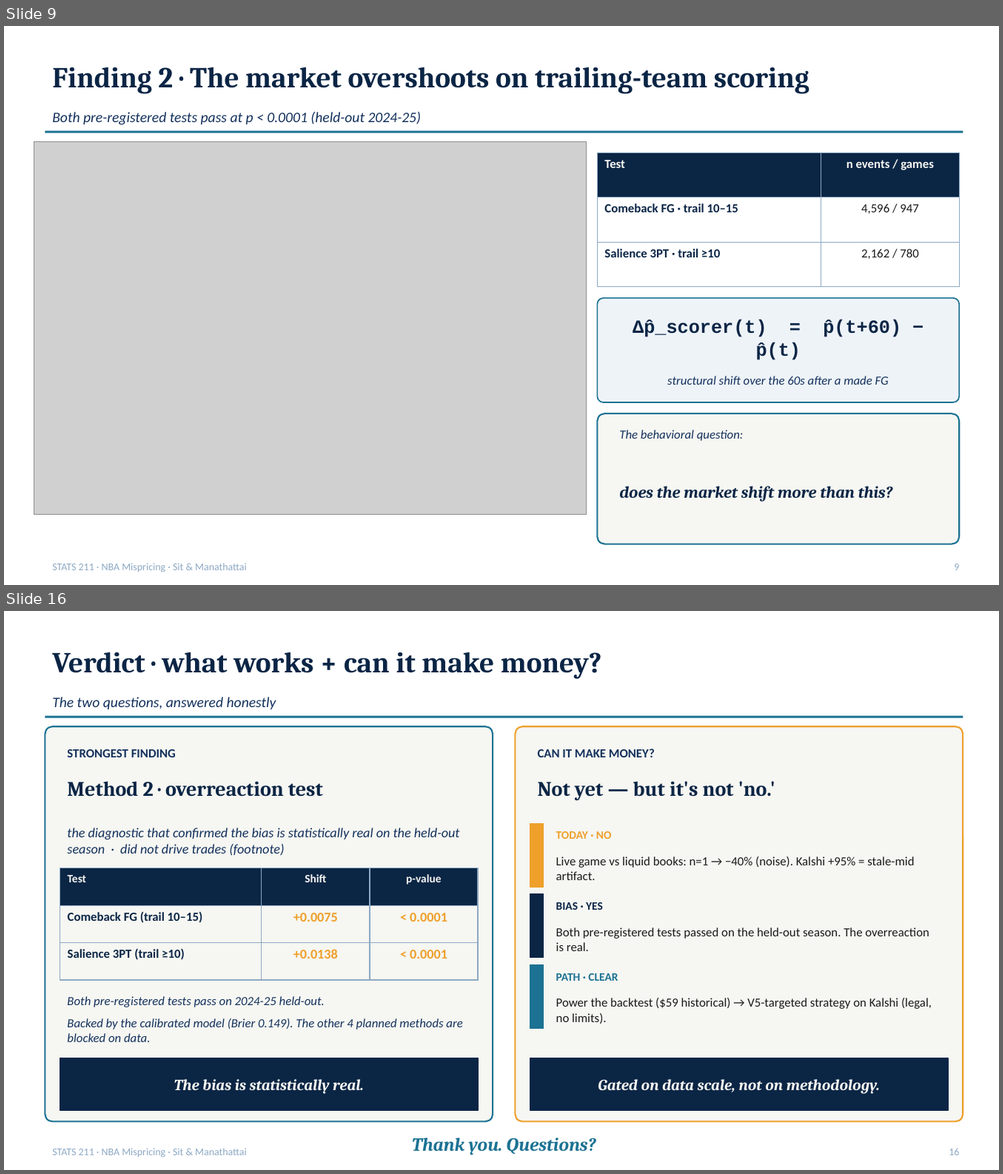
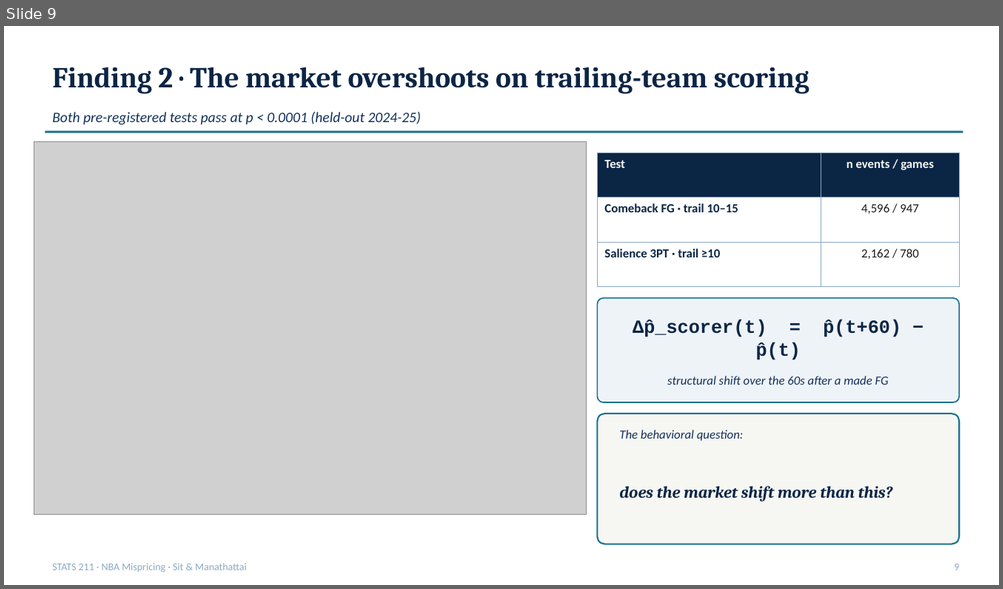
Before and after one commit to ivan-sit/live-nba-market-mispricing-detection, a slide deck: slides/final_deck.pptx. Shown one above the other, each under a label of ours: slides 9 and 16 before the commit, slide 9 after it; the slides between them are not shown. The pictures are 1003x1174 and 1003x589 pixels, drawn with LibreOffice and Linux fonts; fonts in the diff are those of the drawing; grey boxes stand for pictures. Boxes give left, top, right and bottom in pixels: in the first picture for what was removed or moved away, otherwise in the second. Text is boxed around its words. In the diff, an @@ line names an element or a change of style, - is before the commit and + after.

```diff
--- a/slides/final_deck.pptx
+++ b/slides/final_deck.pptx
@@ slide 16 removed at [4,611,999,1170], background #FFFFFF @@
@@ text removed at [52,652,602,679] @@
-Verdict · what works + can it make money?
@@ text removed at [52,697,276,709] @@
-The two questions, answered honestly
@@ line removed from (45, 717) to (963, 717) @@
@@ rounded rectangle removed at [45,726,492,1122] @@
@@ rounded rectangle removed at [515,726,963,1122] @@
@@ text removed at [67,749,176,758] @@
-STRONGEST FINDING
@@ text removed at [538,749,654,758] @@
-CAN IT MAKE MONEY?
@@ text removed at [67,781,323,797] @@
-Method 2 · overreaction test
@@ text removed at [538,781,775,800] @@
-Not yet — but it's not 'no.'
@@ text removed at [67,828,460,856] @@
-the diagnostic that confirmed the bias is statistically real on the held-out season · did not drive trades (footnote)
@@ rectangle removed at [530,823,543,887] @@
@@ text removed at [556,832,612,839] @@
-TODAY · NO
@@ table removed at [60,869,478,963], 3 rows, 3 columns @@
-Test | Shift | p-value
-Comeback FG (trail 10–15) | +0.0075 | < 0.0001
-Salience 3PT (trail ≥10) | +0.0138 | < 0.0001
@@ text removed at [556,857,913,880] @@
-Live game vs liquid books: n=1 → −40% (noise). Kalshi +95% = stale-mid artifact.
@@ rectangle removed at [530,894,543,958] @@
@@ text removed at [556,903,603,910] @@
-BIAS · YES
@@ text removed at [556,928,928,951] @@
-Both pre-registered tests passed on the held-out season. The overreaction is real.
@@ rectangle removed at [530,965,543,1029] @@
@@ text removed at [556,974,617,981] @@
-PATH · CLEAR
@@ text removed at [67,997,324,1008] @@
-Both pre-registered tests pass on 2024-25 held-out.
@@ text removed at [556,998,931,1024] @@
-Power the backtest ($59 historical) → V5-targeted strategy on Kalshi (legal, no limits).
@@ text removed at [67,1019,462,1042] @@
-Backed by the calibrated model (Brier 0.149). The other 4 planned methods are blocked on data.
@@ rectangle removed at [60,1059,478,1111] @@
@@ rectangle removed at [530,1059,948,1111] @@
@@ text removed at [174,1079,364,1094] @@
-The bias is statistically real.
@@ text removed at [597,1079,879,1094] @@
-Gated on data scale, not on methodology.
@@ text removed at [412,1138,596,1156] @@
-Thank you. Questions?
@@ text removed at [52,1148,247,1158] @@
-STATS 211 · NBA Mispricing · Sit & Manathattai
@@ text removed at [948,1149,959,1156] @@
-16
```
Also in this commit, not shown: 3 slides changed, 2 slides added, 5 other slides removed, 3 other files.
